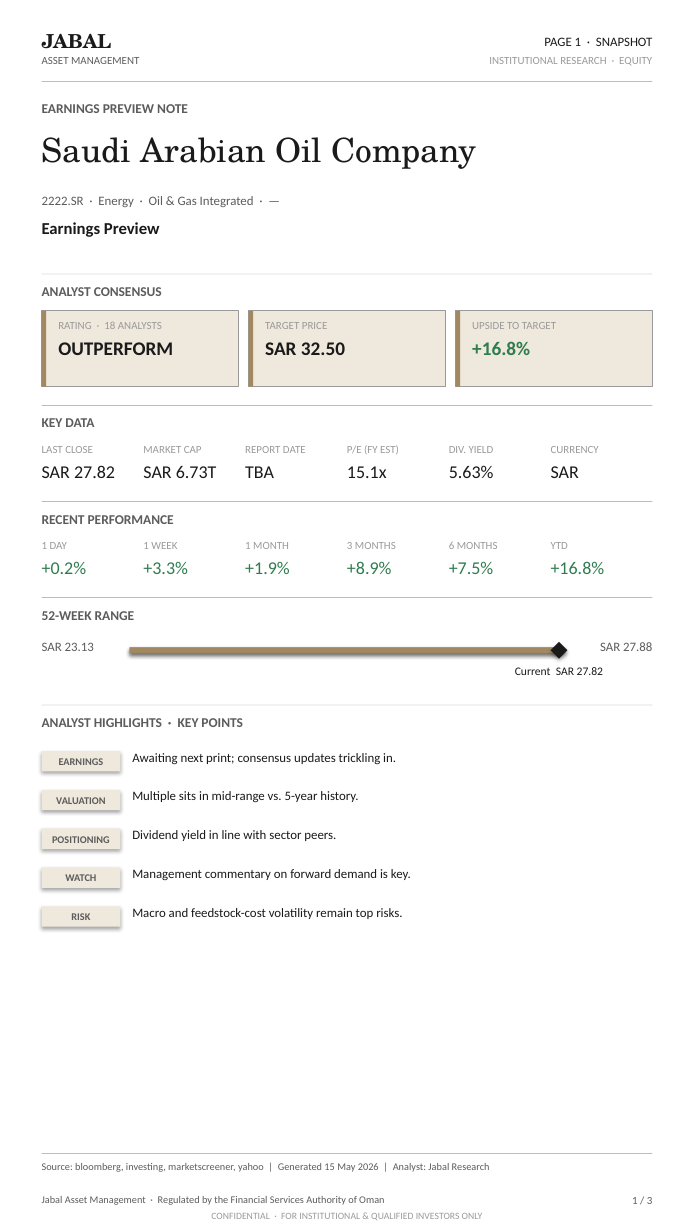
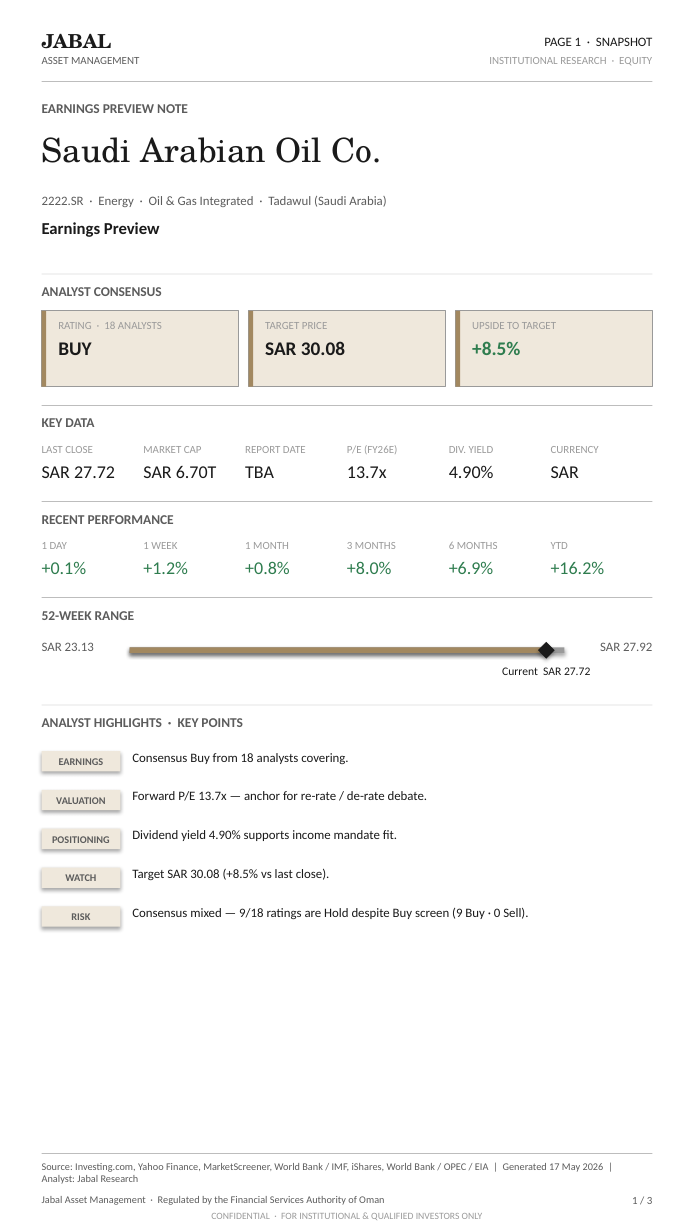
Before and after one commit to rabigarip/earnings-research, a slide deck: slide 1 of static/decks/2222.SR.pptx. Drawn at 694x1232 pixels with LibreOffice and Linux fonts; fonts in the diff are those of the drawing. Boxes give left, top, right and bottom in pixels: in the first picture for what was removed or moved away, otherwise in the second. Text is boxed around its words. In the diff, an @@ line names an element or a change of style, - is before the commit and + after.

```diff
--- a/static/decks/2222.SR.pptx
+++ b/static/decks/2222.SR.pptx
@@ text at (42, 137, 382, 163): text changed @@
-Saudi Arabian Oil Company
+Saudi Arabian Oil Co.
@@ text at (42, 196, 386, 207): text changed @@
-2222.SR · Energy · Oil & Gas Integrated · —
+2222.SR · Energy · Oil & Gas Integrated · Tadawul (Saudi Arabia)
@@ text at (58, 342, 91, 355): text changed @@
-OUTPERFORM
+BUY
@@ text at (265, 341, 345, 355): text changed @@
-SAR 32.50
+SAR 30.08
@@ text at (472, 341, 520, 355): text changed @@
-+16.8%
++8.5%
@@ text at (347, 445, 397, 454): text changed @@
-P/E (FY EST)
+P/E (FY26E)
@@ text at (42, 466, 115, 478): text changed @@
-SAR 27.82
+SAR 27.72
@@ text at (143, 466, 217, 478): text changed @@
-SAR 6.73T
+SAR 6.70T
@@ text at (347, 466, 387, 478): text changed @@
-15.1x
+13.7x
@@ text at (449, 465, 494, 478): text changed @@
-5.63%
+4.90%
@@ text at (42, 561, 87, 574): text changed @@
-+0.2%
++0.1%
@@ text at (143, 561, 188, 574): text changed @@
-+3.3%
++1.2%
@@ text at (245, 561, 290, 574): text changed @@
-+1.9%
++0.8%
@@ text at (347, 561, 392, 574): text changed @@
-+8.9%
++8.0%
@@ text at (449, 561, 494, 574): text changed @@
-+7.5%
++6.9%
@@ text at (551, 561, 605, 574): text changed @@
-+16.8%
++16.2%
@@ rectangle: place and size @@
-rectangle at (130, 648, 559, 653)
+rectangle at (130, 648, 546, 653)
@@ diamond: place and size @@
-diamond at (551, 642, 567, 659)
+diamond at (538, 642, 554, 659)
@@ text at (600, 642, 652, 651): text changed @@
-SAR 27.88
+SAR 27.92
@@ text at (502, 667, 590, 675): text changed @@
-Current SAR 27.82
+Current SAR 27.72
@@ text at (132, 753, 348, 764): text changed @@
-Awaiting next print; consensus updates trickling in.
+Consensus Buy from 18 analysts covering.
@@ text at (132, 791, 428, 801): text changed @@
-Multiple sits in mid-range vs. 5-year history.
+Forward P/E 13.7x — anchor for re-rate / de-rate debate.
@@ text at (132, 830, 397, 841): text changed @@
-Dividend yield in line with sector peers.
+Dividend yield 4.90% supports income mandate fit.
@@ text at (132, 869, 330, 880): text changed @@
-Management commentary on forward demand is key.
+Target SAR 30.08 (+8.5% vs last close).
@@ text at (132, 908, 528, 919): text changed @@
-Macro and feedstock-cost volatility remain top risks.
+Consensus mixed — 9/18 ratings are Hold despite Buy screen (9 Buy · 0 Sell).
@@ text at (42, 1163, 604, 1184): text changed @@
-Source: bloomberg, investing, marketscreener, yahoo | Generated 15 May 2026 | Analyst: Jabal Research
+Source: Investing.com, Yahoo Finance, MarketScreener, World Bank / IMF, iShares, World Bank / OPEC / EIA | Generated 17 May 2026 | Analyst: Jabal Research
```
Also in this commit, not shown: 2 other slides changed, 11 other files.
